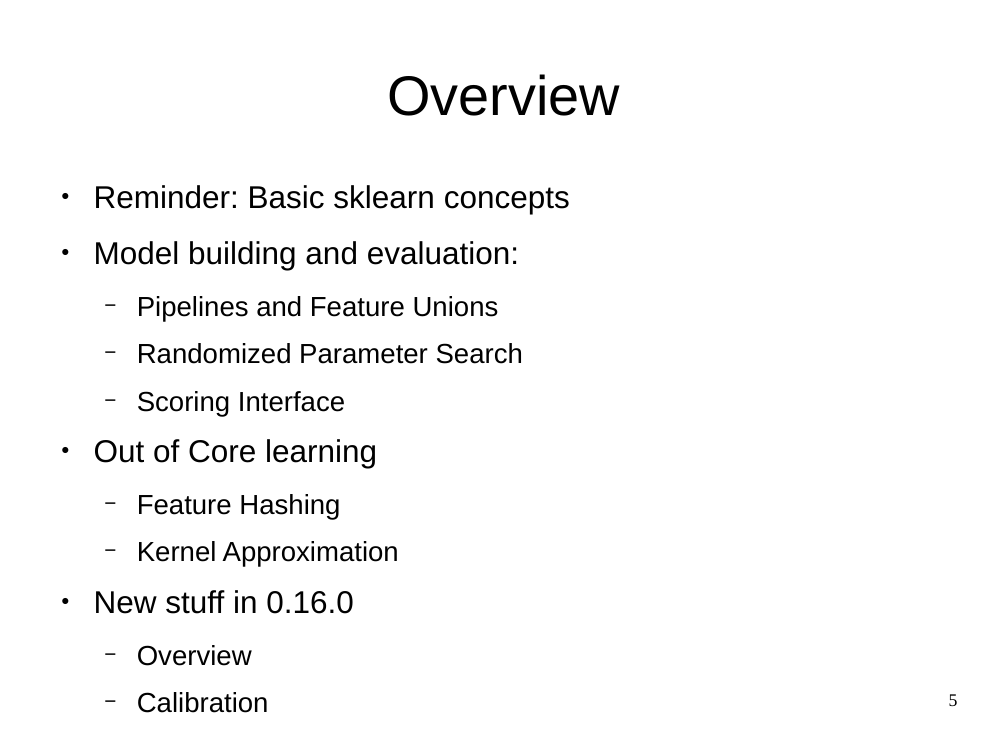
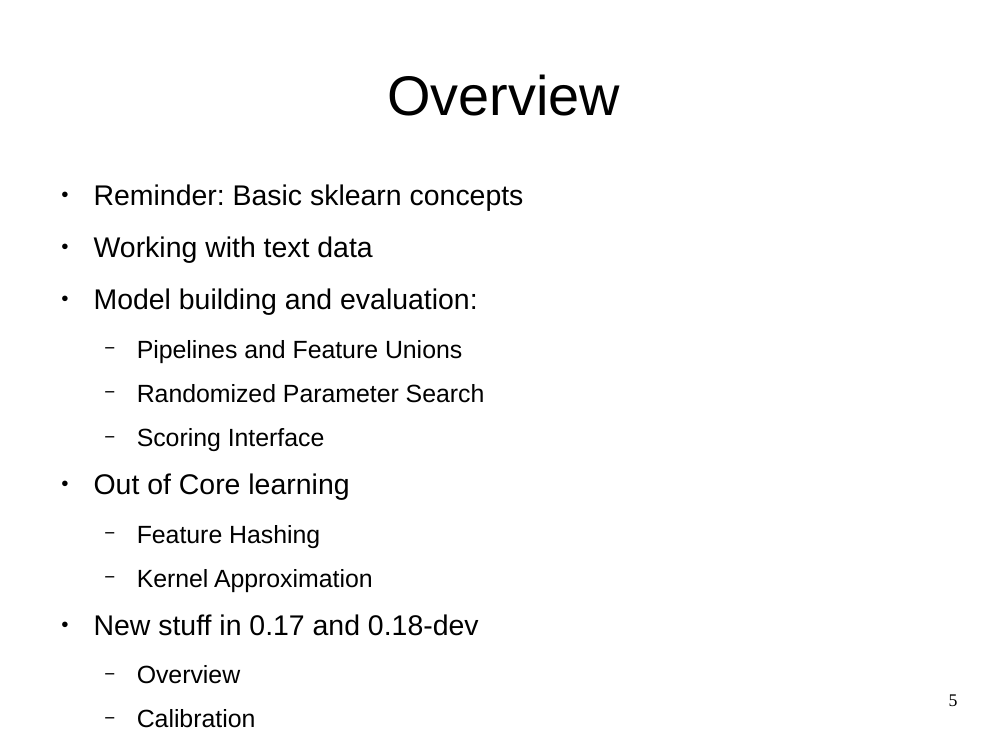
Before and after one commit to amueller/advanced-sklearn-boston-nlp-2016, a slide deck: slide 5 of pydata-amsterdam-advanced-sklearn.odp. Drawn at 1008x756 pixels with LibreOffice and Linux fonts; fonts in the diff are those of the drawing. Boxes give left, top, right and bottom in pixels: in the first picture for what was removed or moved away, otherwise in the second. Text is boxed around its words. In the diff, an @@ line names an element or a change of style, - is before the commit and + after.

```diff
--- a/pydata-amsterdam-advanced-sklearn.odp
+++ b/pydata-amsterdam-advanced-sklearn.odp
@@ text at <box>94,184,524,728</box>: size 24.8 to 22.4 pt in "Reminder: Basic sklearn concepts", "Model building and evaluation:", "Out of Core learning"; size 21.7 to 19.6 pt in "Pipelines and Feature Unions", "Randomized Parameter Search", "Scoring Interface", "Feature Hashing" and 3 more places @@
@@ text at <box>94,236,372,263</box>: paragraph added @@
+● Working with text data
@@ text at <box>94,614,479,636</box>: text changed; size 24.8 to 22.4 pt @@
-● New stuff in 0.16.0
+● New stuff in 0.17 and 0.18-dev
```
Also in this commit, not shown: 3 other slides changed, 1 slide added, 1 slide removed, 9 other files.
